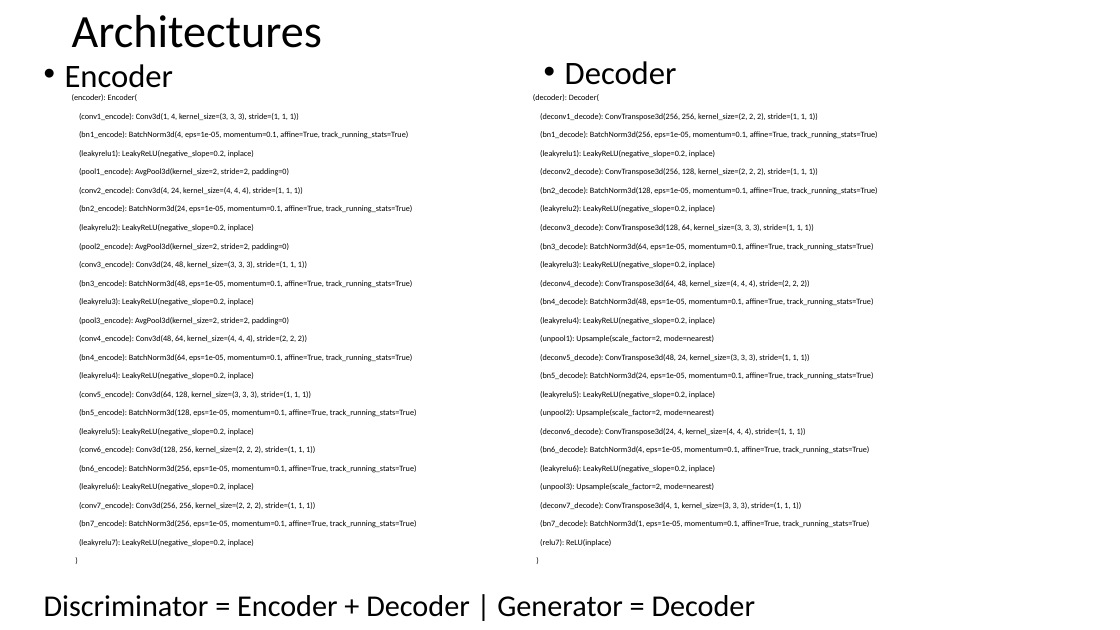
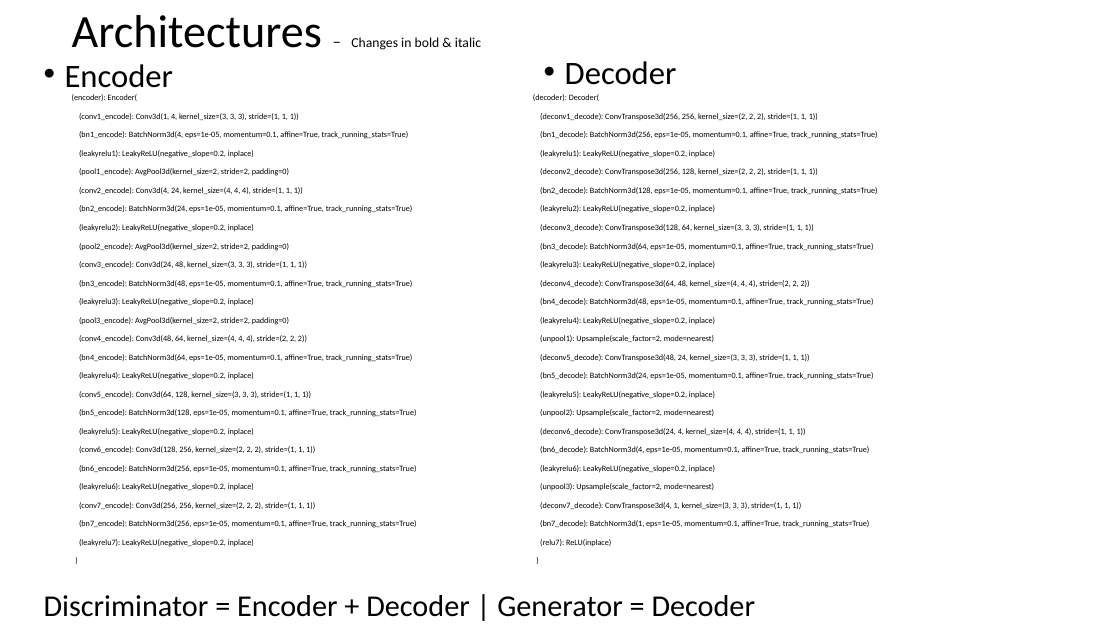
Before and after one commit to NYU-CDS-Capstone-Project/HydroGAN, a slide deck: slide 14 of mmd_gan/mmd_gan_deck.pptx (slide 4 before the commit). Drawn at 1120x630 pixels with LibreOffice and Linux fonts; fonts in the diff are those of the drawing. Boxes give left, top, right and bottom in pixels: in the first picture for what was removed or moved away, otherwise in the second. Text is boxed around its words. In the diff, an @@ line names an element or a change of style, - is before the commit and + after.

```diff
--- a/mmd_gan/mmd_gan_deck.pptx
+++ b/mmd_gan/mmd_gan_deck.pptx
@@ title at bbox=[72, 15, 481, 50]: text changed; size 39.6 to 11.7 pt @@
-Architectures
+Architectures – Changes in bold & italic
```
Also in this commit, not shown: 1 other slide changed, 10 slides added, 3 other files.
